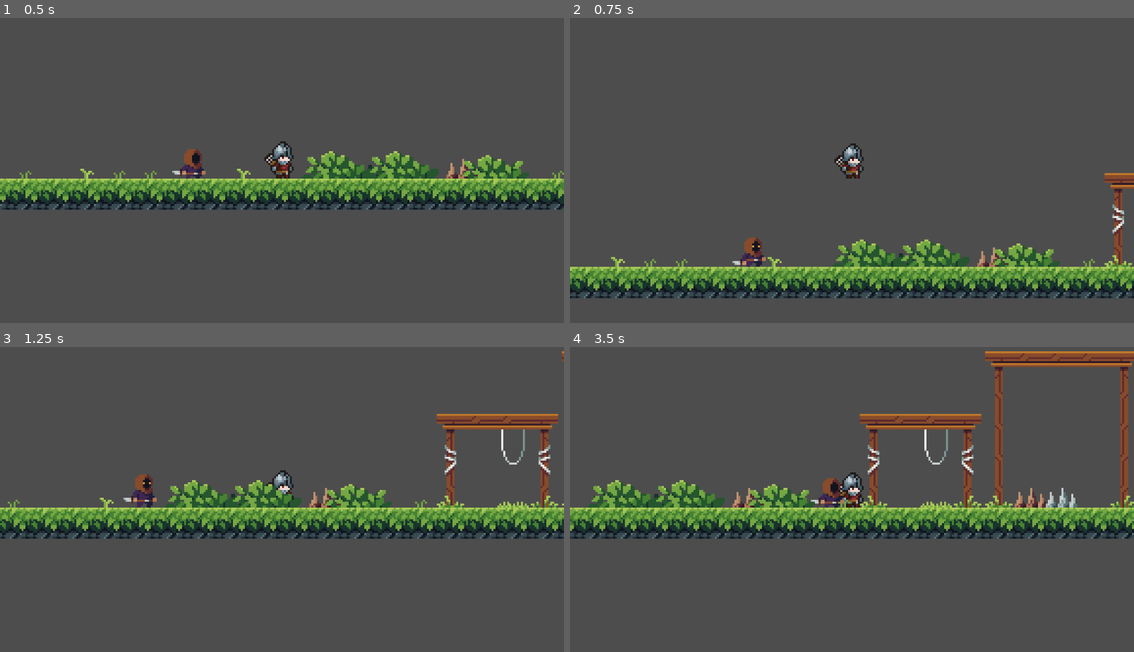
Above: before the commit, frames 1-4 (two rows, left to right).
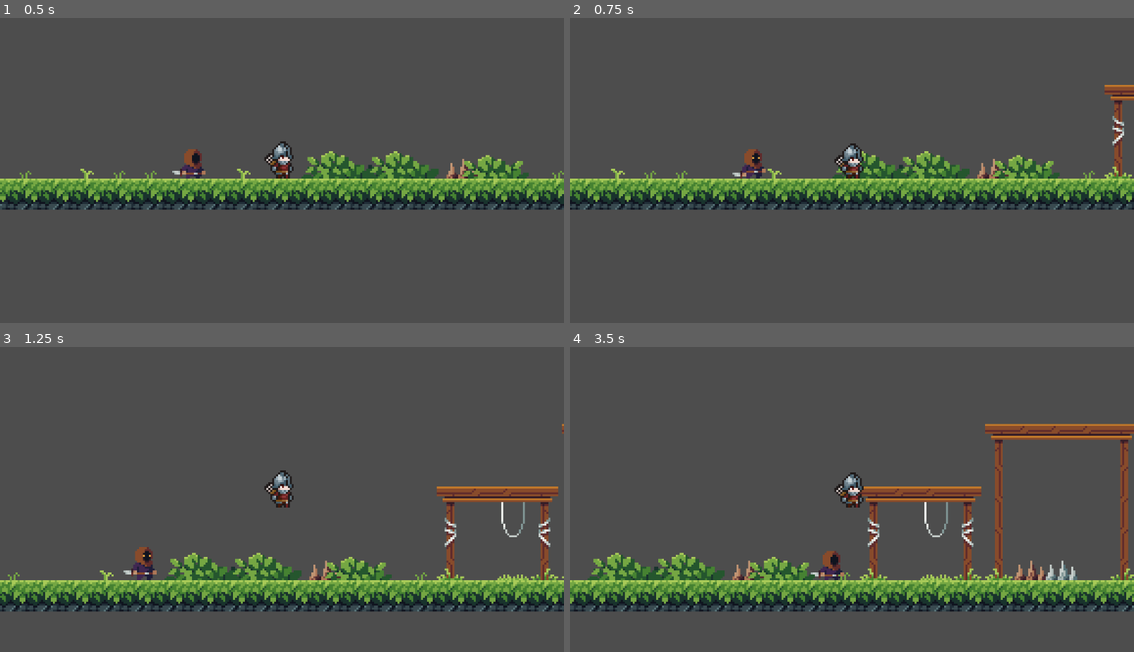
Above: after the commit, the same moments.

Repository: Sekaii22/super-gd-game
Game: Godot game, scene res://Assets/Scenes/game.tscn
Two runs of this game, one before a commit and one after it. Both use one fixed random seed, a clock stepped at 60 frames per second and the inputs below.
Inputs:
- Up to frame 1 (0.5 s): no input
- Up to frame 2 (0.75 s): tap Enter (ui_accept) at 0.5, 0.6 s; hold Right (ui_right) from 0.53 s (still down)
- Up to frame 3 (1.25 s): keep holding Right (ui_right); tap Space (jump, bound only after the commit) at 0.77, 0.8, 1.07 s
- Up to frame 4 (3.5 s): tap Space (jump, bound only after the commit) at 1.35, 1.52, 1.82, 2.3, 3.02, 3.32 s; tap Enter (ui_accept) at 1.55, 2.1, 2.85 s; release Right (ui_right) at 2.03 s; hold Left (ui_left) 2.03-2.78 s; hold Right (ui_right) from 2.78 s (still down)

Frame 1 is identical in both runs. In frame 2, 25% of the frame differs, in the area x 0-100%, y 21-92%; in frame 3, 27%; in frame 4, 32%, in the area x 0-100%, y 1-87%.

Commit message:
Small updates

Diff:
--- a/Assets/Scenes/enemy.tscn
+++ b/Assets/Scenes/enemy.tscn
@@ -1,7 +1,8 @@
-[gd_scene load_steps=12 format=3 uid="uid://bxr5nepjs3meh"]
+[gd_scene load_steps=13 format=3 uid="uid://bxr5nepjs3meh"]
 
 [ext_resource type="Texture2D" uid="uid://ti0b17c7wvcf" path="res://Assets/Sprites/Characters/Thief_anim.png" id="1_ot33t"]
 [ext_resource type="Script" path="res://Assets/Scripts/enemy.gd" id="2_v0apq"]
+[ext_resource type="PackedScene" uid="uid://bnoy87d42yyoj" path="res://Assets/Scenes/killzone.tscn" id="3_inkes"]
 
 [sub_resource type="AtlasTexture" id="AtlasTexture_siceg"]
 atlas = ExtResource("1_ot33t")
@@ -72,9 +73,8 @@
 frame_progress = 0.236144
 script = ExtResource("2_v0apq")
 
-[node name="Area2D" type="Area2D" parent="."]
-position = Vector2(1.5, 16)
+[node name="Killzone" parent="." instance=ExtResource("3_inkes")]
 
-[node name="CollisionShape2D" type="CollisionShape2D" parent="Area2D"]
-position = Vector2(0, -9)
+[node name="CollisionShape2D" type="CollisionShape2D" parent="Killzone"]
+position = Vector2(1.5, 7)
 shape = SubResource("CapsuleShape2D_mj2n6")
--- a/Assets/Scenes/game.tscn
+++ b/Assets/Scenes/game.tscn
@@ -25,6 +25,7 @@
 
 [node name="Killzone" parent="." instance=ExtResource("4_t1jmh")]
 position = Vector2(0, 107)
+damage = 10000
 
 [node name="CollisionShape2D" type="CollisionShape2D" parent="Killzone"]
 shape = SubResource("WorldBoundaryShape2D_obkfb")
--- a/Assets/Scenes/killzone.tscn
+++ b/Assets/Scenes/killzone.tscn
@@ -4,5 +4,6 @@
 
 [node name="Killzone" type="Area2D"]
 script = ExtResource("1_rrxt1")
+damage = 10
 
 [connection signal="body_entered" from="." to="." method="_on_body_entered"]
--- a/Assets/Scenes/player.tscn
+++ b/Assets/Scenes/player.tscn
@@ -58,6 +58,7 @@
 height = 16.0
 
 [node name="Player" type="CharacterBody2D"]
+z_index = 5
 script = ExtResource("1_qd8uc")
 
 [node name="AnimatedSprite2D" type="AnimatedSprite2D" parent="."]
--- a/Assets/Scripts/killzone.gd
+++ b/Assets/Scripts/killzone.gd
@@ -1,4 +1,7 @@
 extends Area2D
 
+@export var damage: int = 100
+
 func _on_body_entered(body: Node2D) -> void:
-	print("You died!")
+	if body.name == "Player":
+		print("You take " + str(damage) + " damage!")
--- a/Assets/Scripts/player.gd
+++ b/Assets/Scripts/player.gd
@@ -3,6 +3,7 @@
 
 const SPEED = 100.0
 const JUMP_VELOCITY = -300.0
+@onready var animated_sprite: AnimatedSprite2D = $AnimatedSprite2D
 
 var health = 100
 
@@ -12,12 +13,19 @@
 		velocity += get_gravity() * delta
 
 	# Handle jump.
-	if Input.is_action_just_pressed("ui_accept") and is_on_floor():
+	if Input.is_action_just_pressed("jump") and is_on_floor():
 		velocity.y = JUMP_VELOCITY
 
 	# Get the input direction and handle the movement/deceleration.
 	# As good practice, you should replace UI actions with custom gameplay actions.
-	var direction := Input.get_axis("ui_left", "ui_right")
+	# direction = -1, 0, 1
+	var direction := Input.get_axis("move-left", "move-right")
+
+	if direction == -1:
+		animated_sprite.flip_h = true
+	elif direction == 1:
+		animated_sprite.flip_h = false
+
 	if direction:
 		velocity.x = direction * SPEED
 	else:
--- a/project.godot
+++ b/project.godot
@@ -15,6 +15,26 @@
 config/features=PackedStringArray("4.3", "Forward Plus")
 config/icon="res://icon.svg"
 
+[input]
+
+jump={
+"deadzone": 0.5,
+"events": [Object(InputEventKey,"resource_local_to_scene":false,"resource_name":"","device":-1,"window_id":0,"alt_pressed":false,"shift_pressed":false,"ctrl_pressed":false,"meta_pressed":false,"pressed":false,"keycode":0,"physical_keycode":32,"key_label":0,"unicode":32,"location":0,"echo":false,"script":null)
+]
+}
+move-left={
+"deadzone": 0.5,
+"events": [Object(InputEventKey,"resource_local_to_scene":false,"resource_name":"","device":-1,"window_id":0,"alt_pressed":false,"shift_pressed":false,"ctrl_pressed":false,"meta_pressed":false,"pressed":false,"keycode":0,"physical_keycode":65,"key_label":0,"unicode":97,"location":0,"echo":false,"script":null)
+, Object(InputEventKey,"resource_local_to_scene":false,"resource_name":"","device":-1,"window_id":0,"alt_pressed":false,"shift_pressed":false,"ctrl_pressed":false,"meta_pressed":false,"pressed":false,"keycode":0,"physical_keycode":4194319,"key_label":0,"unicode":0,"location":0,"echo":false,"script":null)
+]
+}
+move-right={
+"deadzone": 0.5,
+"events": [Object(InputEventKey,"resource_local_to_scene":false,"resource_name":"","device":-1,"window_id":0,"alt_pressed":false,"shift_pressed":false,"ctrl_pressed":false,"meta_pressed":false,"pressed":false,"keycode":0,"physical_keycode":68,"key_label":0,"unicode":100,"location":0,"echo":false,"script":null)
+, Object(InputEventKey,"resource_local_to_scene":false,"resource_name":"","device":-1,"window_id":0,"alt_pressed":false,"shift_pressed":false,"ctrl_pressed":false,"meta_pressed":false,"pressed":false,"keycode":0,"physical_keycode":4194321,"key_label":0,"unicode":0,"location":0,"echo":false,"script":null)
+]
+}
+
 [rendering]
 
 textures/canvas_textures/default_texture_filter=0
